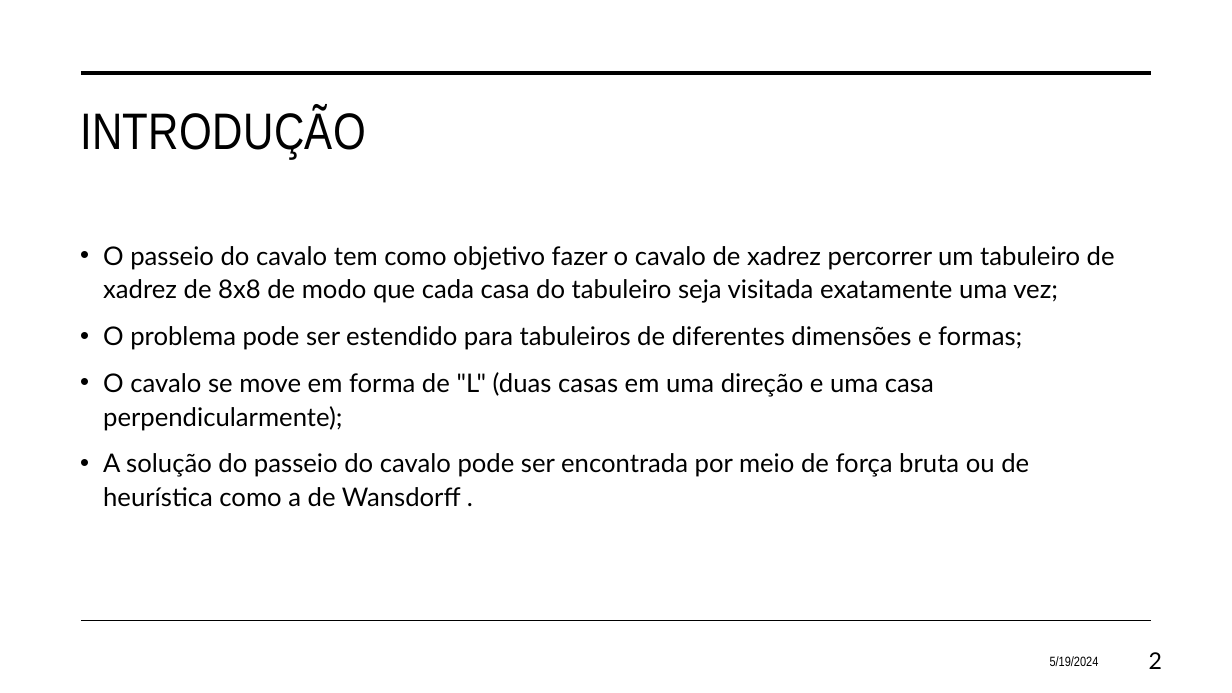
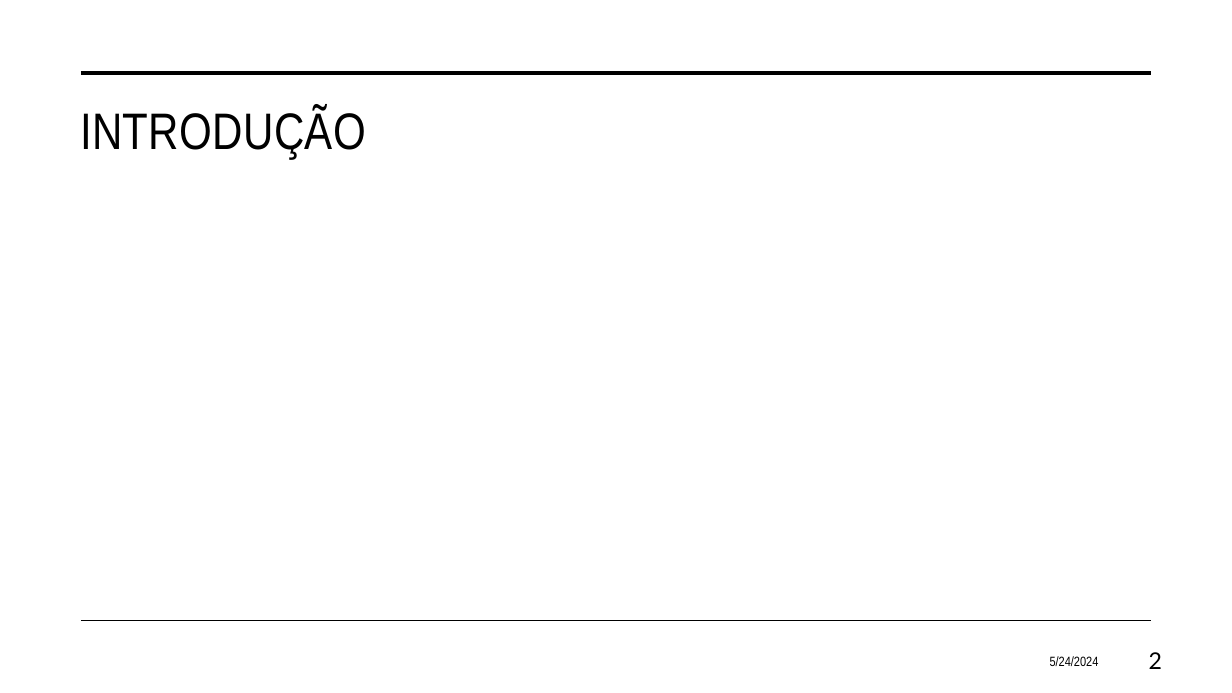
Before and after one commit to eduardosavian/travelling-salesman-genetic-solution, a slide deck: slide 2 of Presentation.pptx. Drawn at 1232x693 pixels with LibreOffice and Linux fonts; fonts in the diff are those of the drawing. Boxes give left, top, right and bottom in pixels: in the first picture for what was removed or moved away, otherwise in the second. Text is boxed around its words. In the diff, an @@ line names an element or a change of style, - is before the commit and + after.

```diff
--- a/Presentation.pptx
+++ b/Presentation.pptx
@@ text removed at (103,246,1115,507) @@
-• O passeio do cavalo tem como objetivo fazer o cavalo de xadrez percorrer um tabuleiro de xadrez de 8x8 de modo que cada casa do tabuleiro seja visitada exatamente uma vez;
-• O problema pode ser estendido para tabuleiros de diferentes dimensões e formas;
-• O cavalo se move em forma de "L" (duas casas em uma direção e uma casa perpendicularmente);
-• A solução do passeio do cavalo pode ser encontrada por meio de força bruta ou de heurística como a de Wansdorff .
@@ text at (1050,656,1099,666): text changed @@
-5/19/2024
+5/24/2024
```
Also in this commit, not shown: 5 other slides changed, 18 slides removed, 2 other files.
